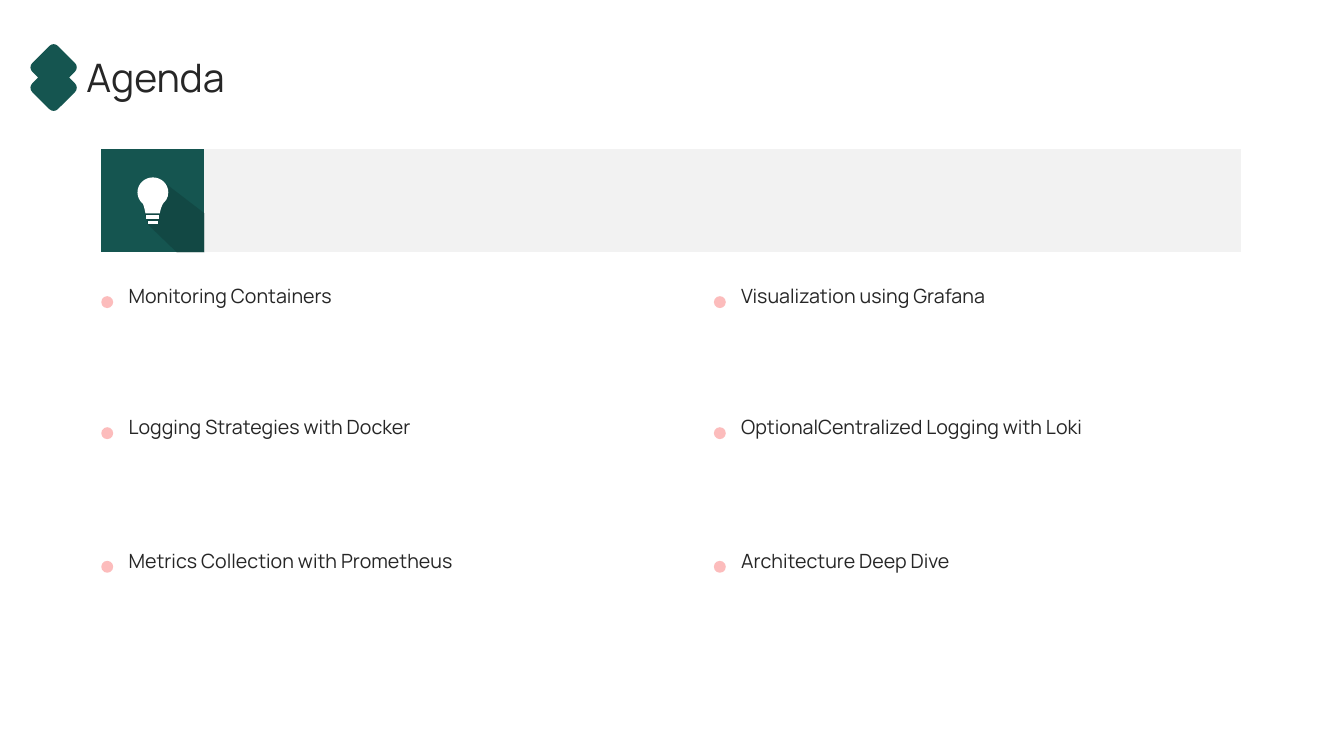
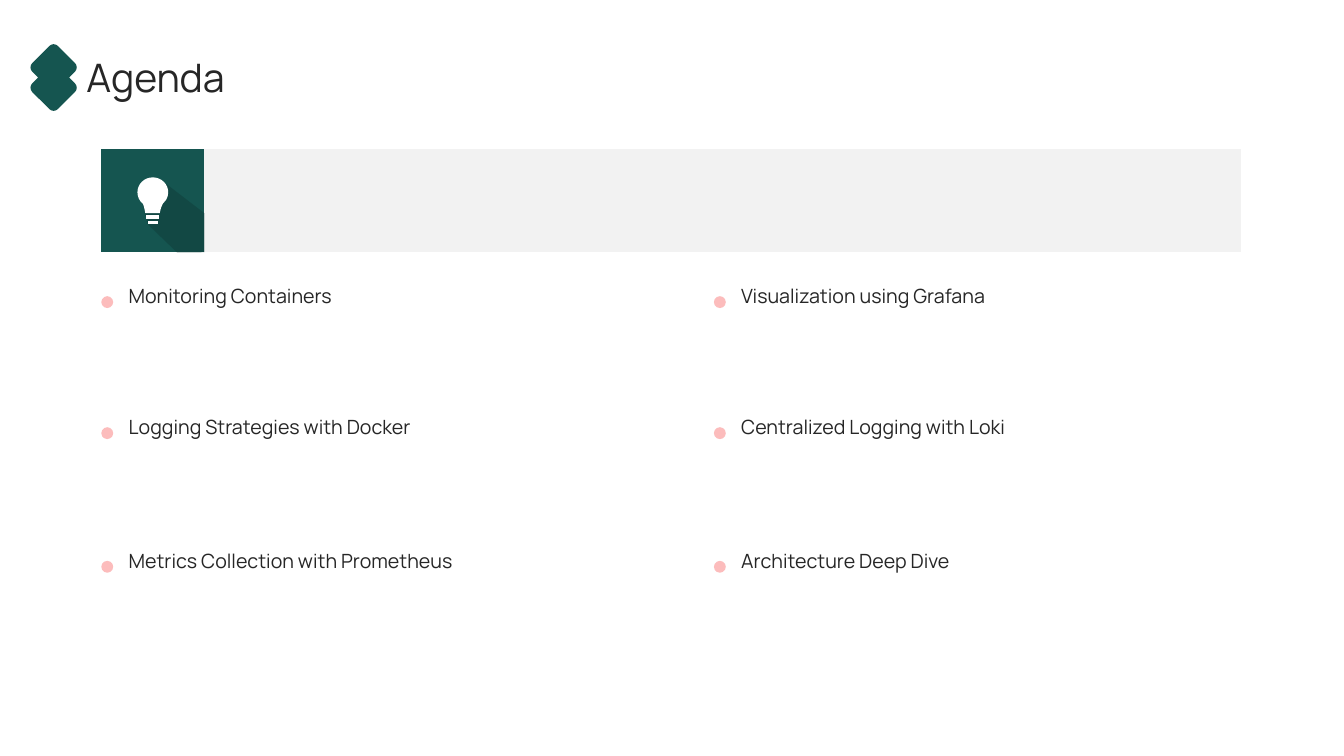
Before and after one commit to karthikasturi/Docker-Advanced, a slide deck: slide 3 of Day03/Docker Monitoring & Logging - Day 3.pptx. Drawn at 1344x756 pixels with LibreOffice and Linux fonts; fonts in the diff are those of the drawing. Boxes give left, top, right and bottom in pixels: in the first picture for what was removed or moved away, otherwise in the second. Text is boxed around its words. In the diff, an @@ line names an element or a change of style, - is before the commit and + after.

```diff
--- a/Day03/Docker Monitoring & Logging - Day 3.pptx
+++ b/Day03/Docker Monitoring & Logging - Day 3.pptx
@@ text at bbox=[741, 419, 1005, 439]: text changed @@
-OptionalCentralized Logging with Loki
+Centralized Logging with Loki
```
Also in this commit, not shown: 8 other slides changed, 1 other file.
